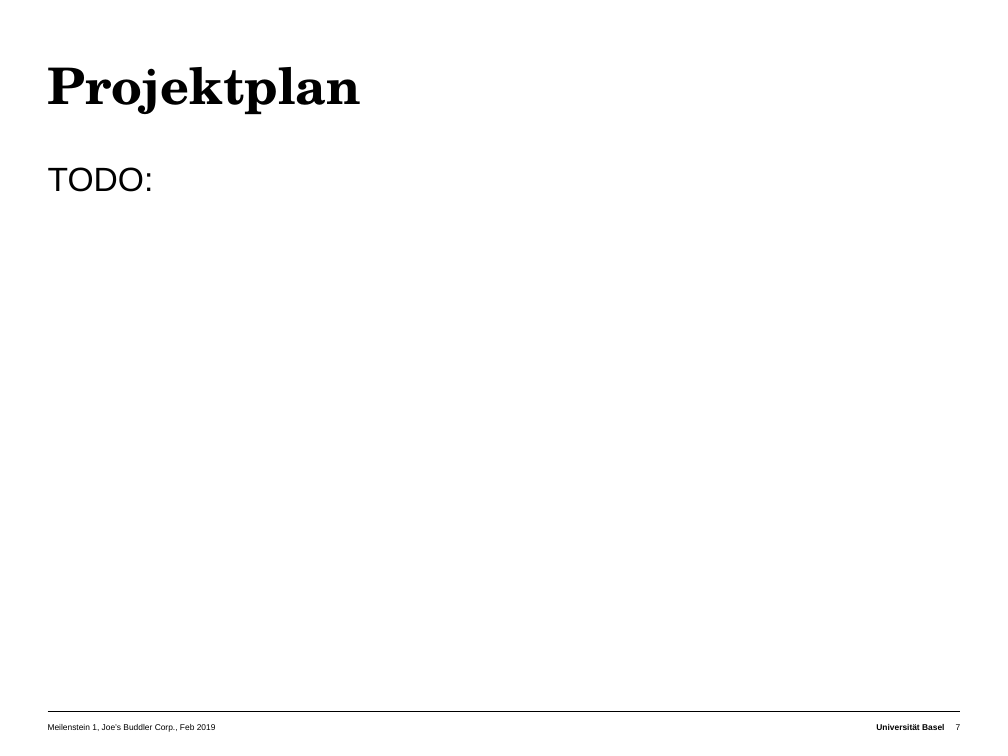
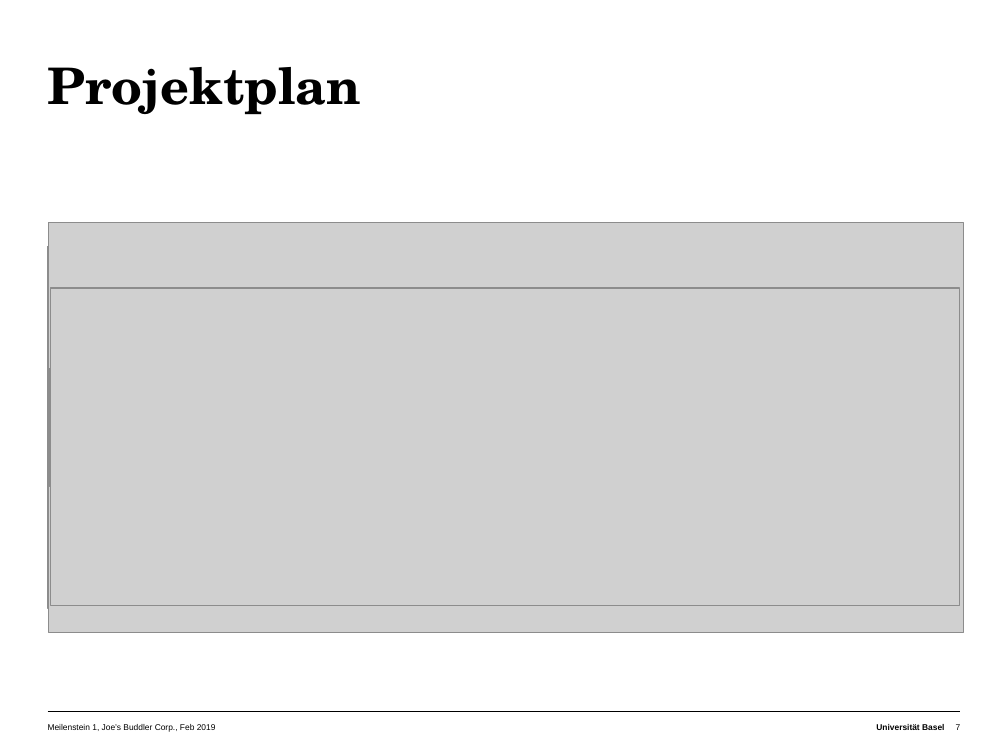
Before and after one commit to matnad/buddler-joe, a slide deck: slide 7 of Presentations/Milestone 1/Präsentation_Buddler_Joe.pptx. Drawn at 1008x756 pixels with LibreOffice and Linux fonts; fonts in the diff are those of the drawing; grey boxes stand for pictures. Boxes give left, top, right and bottom in pixels: in the first picture for what was removed or moved away, otherwise in the second. Text is boxed around its words. In the diff, an @@ line names an element or a change of style, - is before the commit and + after.

```diff
--- a/Presentations/Milestone 1/Präsentation_Buddler_Joe.pptx
+++ b/Presentations/Milestone 1/Präsentation_Buddler_Joe.pptx
@@ text removed at (48, 167, 154, 192) @@
-TODO:
@@ picture added at (48, 223, 963, 632) @@
@@ picture added at (47, 247, 961, 608) @@
@@ picture added at (50, 288, 960, 606) @@
@@ picture added at (49, 368, 960, 486) @@
```
Also in this commit, not shown: 2 other slides changed, 1 slide added.
